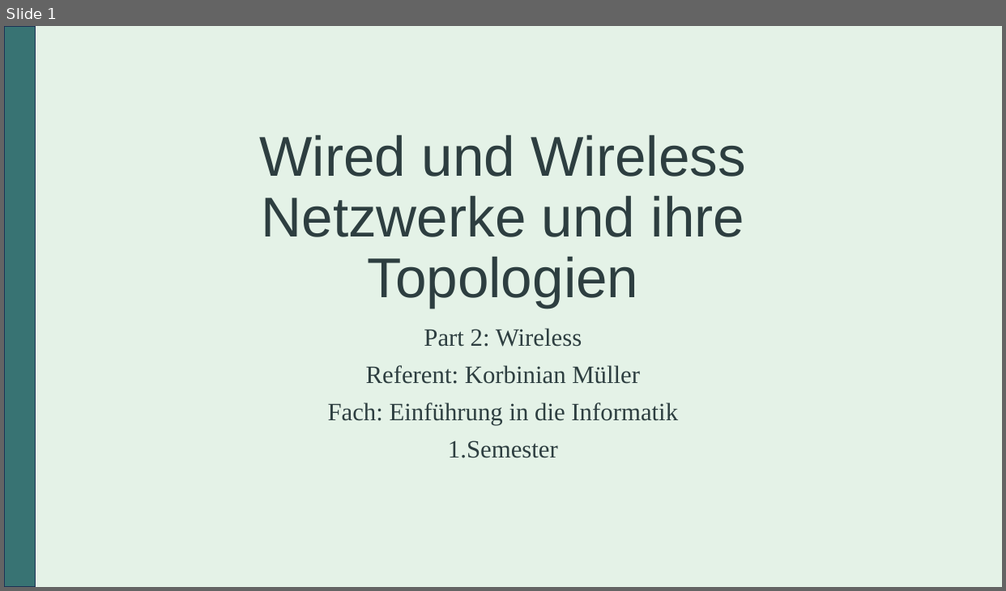
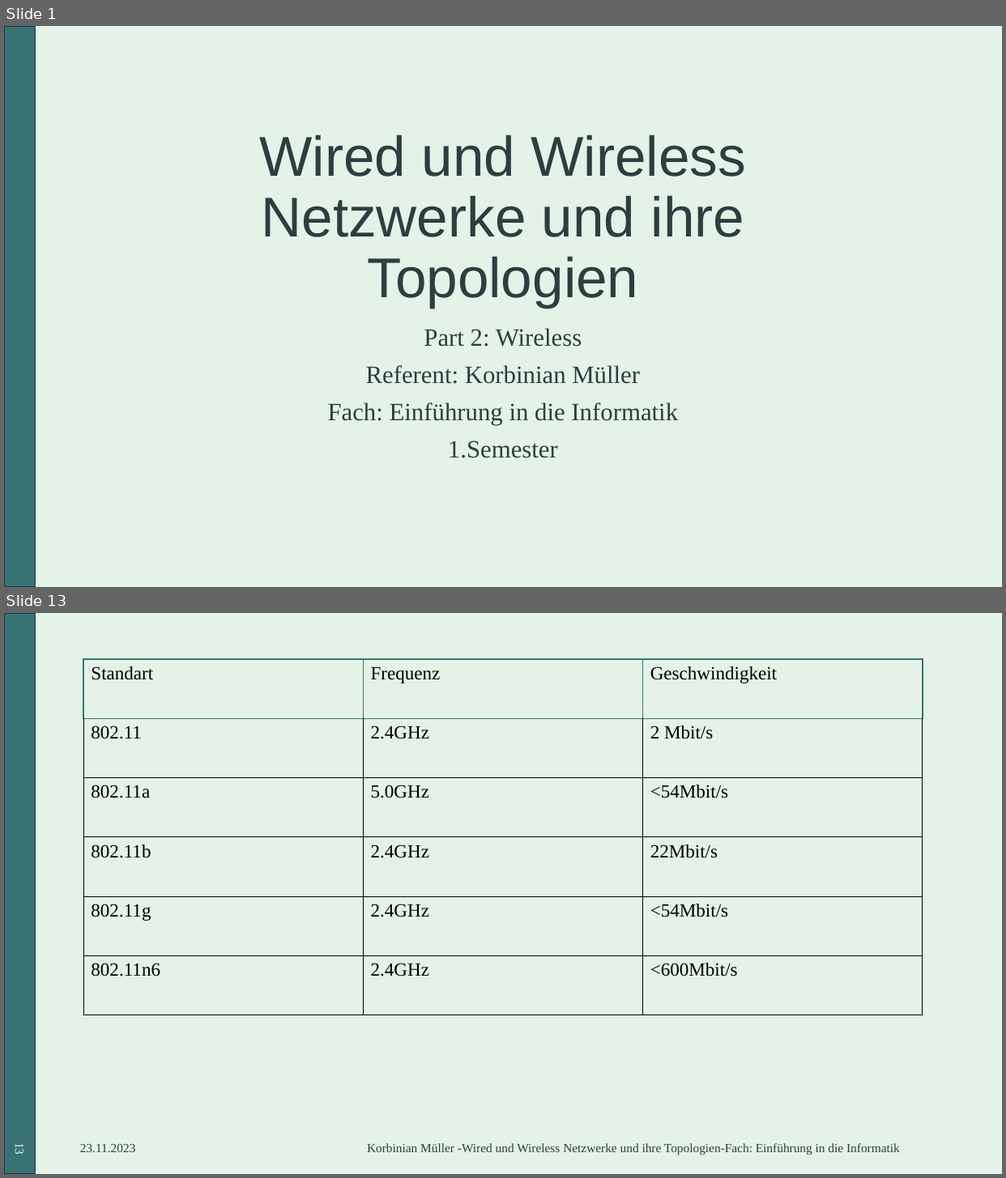
Before and after one commit to SpaRaw/IU_Unterlagen, a slide deck: 1_Semester/Einführung_in_die_Informatik(DSEI)/IU_Präsentation_DSEI.pptx. Shown one above the other, each under a label of ours: slide 1 before the commit, slides 1 and 13 after it; the slides between them are not shown. The pictures are 1006x591 and 1006x1178 pixels, drawn with LibreOffice and Linux fonts; fonts in the diff are those of the drawing. Boxes give left, top, right and bottom in pixels: in the first picture for what was removed or moved away, otherwise in the second. Text is boxed around its words. In the diff, an @@ line names an element or a change of style, - is before the commit and + after.

```diff
--- a/1_Semester/Einführung_in_die_Informatik(DSEI)/IU_Präsentation_DSEI.pptx
+++ b/1_Semester/Einführung_in_die_Informatik(DSEI)/IU_Präsentation_DSEI.pptx
@@ slide 13 added at <box>4,613,1002,1174</box>, background #E4F2E7; not listed: 1 template element that a slide beside it also shows @@
@@ table added at <box>83,659,923,1015</box>, 6 rows, 3 columns @@
+Standart | Frequenz | Geschwindigkeit
+802.11 | 2.4GHz | 2 Mbit/s
+802.11a | 5.0GHz | <54Mbit/s
+802.11b | 2.4GHz | 22Mbit/s
+802.11g | 2.4GHz | <54Mbit/s
+802.11n6 | 2.4GHz | <600Mbit/s
@@ page number added at <box>13,1144,27,1154</box>, 12 pt, text #E4F2E7 @@
+13
@@ text added at <box>80,1144,136,1152</box>, 12 pt, text #2D3E40 @@
+23.11.2023
@@ text added at <box>367,1144,900,1156</box>, 12 pt, text #2D3E40 @@
+Korbinian Müller -Wired und Wireless Netzwerke und ihre Topologien-Fach: Einführung in die Informatik
```
Also in this commit, not shown: 2 slides changed, 11 other slides added, 5 other files.
